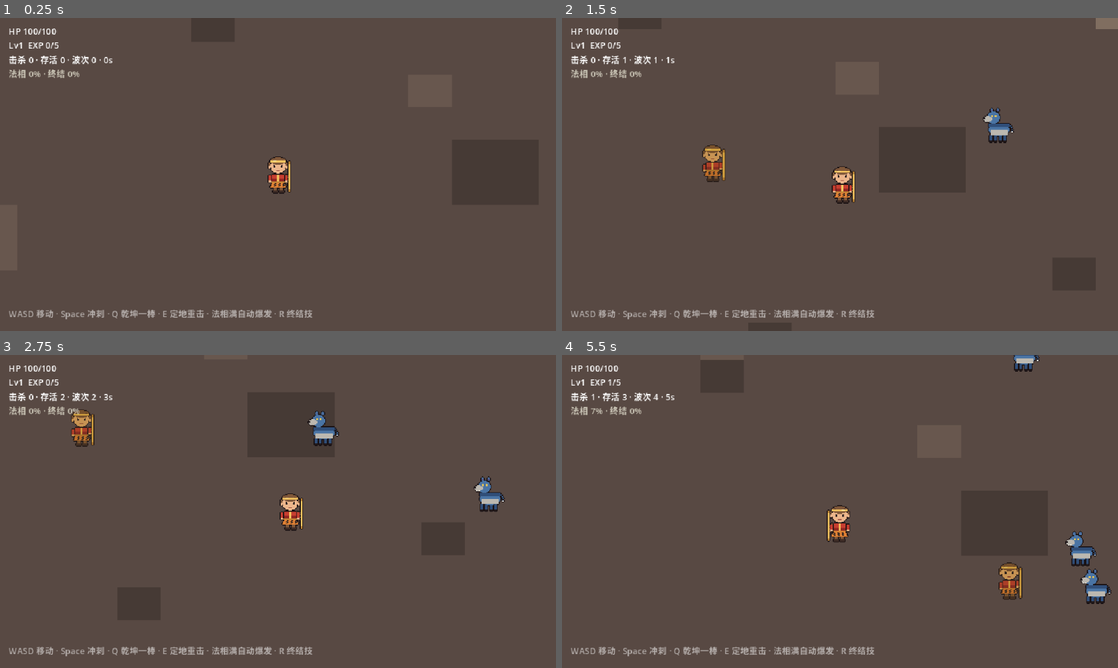
Above: before the commit, frames 1-4 (two rows, left to right).
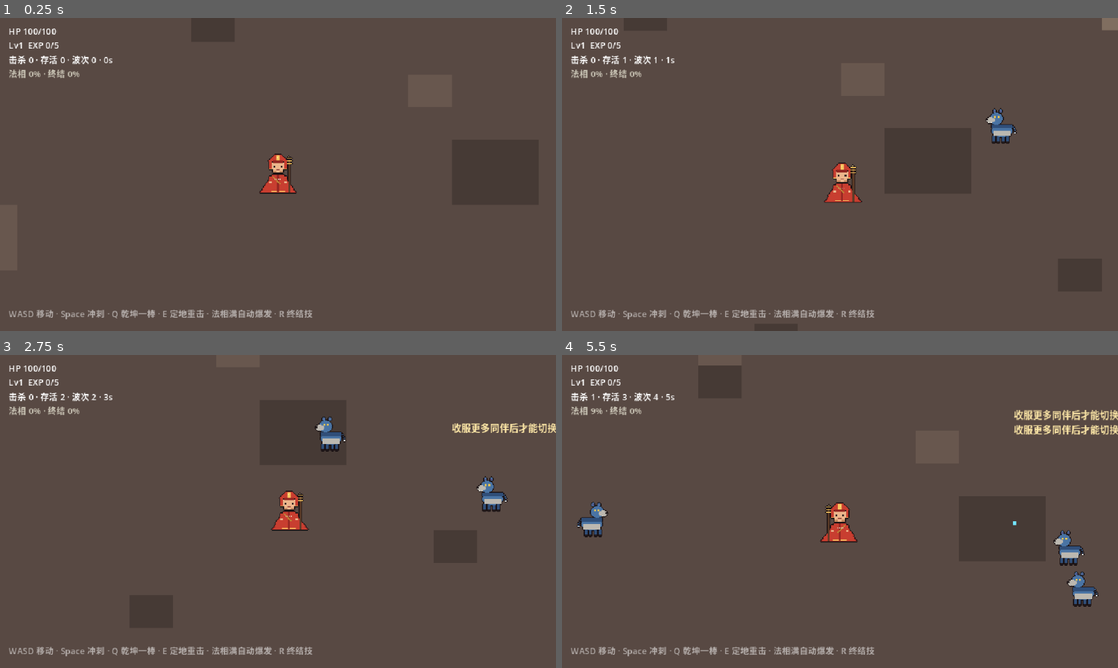
Above: after the commit, the same moments.

Repository: shuai-heng/wukong-81-godot
Game: Godot game, scene res://scenes/main.tscn
Two runs of this game, one before a commit and one after it. Both use one fixed random seed, a clock stepped at 60 frames per second and the inputs below.
Inputs (mouse positions are in pixels of both pictures, inside the frame that each line leads up to):
- Up to frame 1 (0.25 s): no input
- Up to frame 2 (1.5 s): tap Enter at 0.5 s; move the mouse to (962, 158) at 0.52 s; hold D (move_right) 0.53-1.28 s; tap Space (dash) at 0.6 s; click (962, 158) at 0.67 s; tap F (tame) at 0.8, 1.35 s; move the mouse to (728, 190) at 1.27 s; hold S (move_down) from 1.28 s (still down)
- Up to frame 3 (2.75 s): tap R (ult) at 1.55, 2.1 s; move the mouse to (333, 442) at 2.02 s; release S (move_down) at 2.03 s; hold D (move_right) from 2.03 s (still down); tap T (swap, bound only after the commit) at 2.3 s
- Up to frame 4 (5.5 s): move the mouse to (812, 574) at 2.77 s; release D (move_right) at 2.78 s; hold W (move_up) 2.78-3.53 s; tap T (swap, bound only after the commit) at 2.85, 5.3 s; click (812, 574) at 2.92 s; tap Space (dash) at 3.05, 3.6 s; move the mouse to (1006, 558) at 3.52 s; hold A (move_left) 3.53-5.03 s; tap F (tame) at 3.8, 4.35 s; move the mouse to (673, 464) at 4.27 s; tap R (ult) at 4.55, 5.1 s; move the mouse to (867, 511) at 5.02 s; hold S (move_down) from 5.03 s (still down); click (867, 511) at 5.17 s

The runs differ from the first frame. In frame 1, 0.4% of the frame differs, in the area x 46-54%, y 43-57%; in frame 2, 1.2%; in frame 3, 2.0%; in frame 4, 3.5%, in the area x 2-100%, y 0-81%.

Commit message:
godot/G05: 第二英雄唐三藏 + 英雄切换 + 专属卡池分化
- 出战英雄默认唐僧（web 五行山章设定），收服后解锁悟空，T 键切换
- 唐僧技能：Q 净化梵环（240+30×t_nova 范围）、E 锦襕袈裟（2.8s 护体，减伤 35%）
- 唐僧专属三卡入库：t_nova 净化蔓延 / t_ring 九环余音（Q 追加外环）/ t_reflect 锦襕反噬（护体期反伤）
- 卡池按英雄分化（HERO_POOL hid 字段），英雄基础数值从 Cards.HERO_STATS 取
- 存档记录 unlocked，启动恢复解锁列表
- 自检：切换✓（tang→wukong）、解锁列表✓、t_ring 在唐僧局内可得（专属池生效）、Boss 收服✓、存档往返✓；747 杀、9 次三选一结构全对、200 抽 0 违例、零脚本错误

Diff:
--- a/evidence/smoke-result.json
+++ b/evidence/smoke-result.json
@@ -1,14 +1,17 @@
 {
   "allies": 1,
-  "atk_count": 21,
+  "atk_count": 28,
   "boss_spawned": true,
   "boss_tamed": true,
   "cards_owned": {
-    "cdr": 2,
-    "comboForm": 2,
-    "dashDmg": 1,
-    "killForm": 2,
-    "ultGain": 1,
+    "cdr": 3,
+    "comboForm": 3,
+    "dashDmg": 3,
+    "formDuration": 2,
+    "killForm": 4,
+    "t_nova": 1,
+    "t_ring": 1,
+    "ultGain": 2,
     "w_72": 2,
     "w_arc": 3,
     "w_clone": 2,
@@ -18,9 +21,9 @@
   "deaths": 0,
   "draft_log": [
     [
+      "mutation",
       "hero",
-      "mutation",
-      "mobility"
+      "generic"
     ],
     [
       "mutation",
@@ -30,22 +33,7 @@
     [
       "hero",
       "mutation",
-      "element"
-    ],
-    [
-      "hero",
-      "mutation",
-      "mobility"
-    ],
-    [
-      "hero",
-      "mutation",
-      "element"
-    ],
-    [
-      "hero",
-      "mutation",
-      "survival"
+      "generic"
     ],
     [
       "mutation",
@@ -60,6 +48,21 @@
     [
       "mutation",
       "hero",
+      "generic"
+    ],
+    [
+      "hero",
+      "mutation",
+      "generic"
+    ],
+    [
+      "mutation",
+      "hero",
+      "survival"
+    ],
+    [
+      "mutation",
+      "hero",
       "element"
     ],
     [
@@ -68,19 +71,35 @@
       "survival"
     ],
     [
+      "hero",
       "mutation",
-      "survival",
-      "mutation"
+      "mobility"
+    ],
+    [
+      "mutation",
+      "element",
+      "survival"
+    ],
+    [
+      "mutation",
+      "element",
+      "element"
+    ],
+    [
+      "mutation",
+      "generic",
+      "survival"
     ]
   ],
-  "drafts_opened": 11,
+  "drafts_opened": 14,
   "e_count": 7,
   "elapsed_s": 30.0,
   "form_count": 3,
-  "kills": 822,
-  "level": 12,
+  "hero": "wukong",
+  "kills": 1195,
+  "level": 15,
   "pass": true,
-  "q_count": 11,
+  "q_count": 14,
   "save_check": {
     "mismatch": [],
     "ok": true
@@ -91,6 +110,11 @@
     "fails": 0,
     "trials": 200
   },
+  "switches": 1,
   "ult_count": 2,
+  "unlocked": [
+    "tang",
+    "wukong"
+  ],
   "wave": 73
 }
--- a/project.godot
+++ b/project.godot
@@ -69,6 +69,11 @@
 "events": [Object(InputEventKey,"resource_local_to_scene":false,"resource_name":"","device":-1,"window_id":0,"alt_press …(190 unchanged characters)…
 ]
 }
+swap={
+"deadzone": 0.2,
+"events": [Object(InputEventKey,"resource_local_to_scene":false,"resource_name":"","device":-1,"window_id":0,"alt_pressed":false,"shift_pressed":false,"ctrl_pressed":false,"meta_pressed":false,"pressed":false,"keycode":0,"physical_keycode":84,"key_label":0,"unicode":0,"location":0,"echo":false,"script":null)
+]
+}
 
 [rendering]
 
--- a/scripts/cards.gd
+++ b/scripts/cards.gd
@@ -38,11 +38,14 @@
 ]
 
 const HERO_POOL := [
-	{"id": "w_arc", "name": "棍影重重", "desc": "自动挥扫范围 +8%、弧度 +0.3", "icon": "影", "tone": "ffca57", "maxLevel": 3, "hero": "孙悟空"},
-	{"id": "w_pose", "name": "三棒重击", "desc": "每第三棒为重击：伤害 ×1.9、范围 ×1.35", "icon": "棒", "tone": "ffd45e", "maxLevel": 3, "hero": "孙悟空"},
-	{"id": "w_72", "name": "毫毛分身", "desc": "冲刺留下毫毛幻相，自动攻击附近妖怪", "icon": "变", "tone": "fff0a0", "maxLevel": 2, "hero": "孙悟空"},
-	{"id": "w_giant", "name": "法天象地", "desc": "法相伤害 +12%/层、身形更威", "icon": "天", "tone": "ffb84d", "maxLevel": 3, "hero": "孙悟空"},
-	{"id": "w_clone", "name": "毫毛感应", "desc": "幻相持续更久、攻击更强", "icon": "毫", "tone": "ffe08a", "maxLevel": 2, "hero": "孙悟空"},
+	{"id": "w_arc", "name": "棍影重重", "desc": "自动挥扫范围 +8%、弧度 +0.3", "icon": "影", "tone": "ffca57", "maxLevel": 3, "hero": "孙悟空", "hid": "wukong"},
+	{"id": "w_pose", "name": "三棒重击", "desc": "每第三棒为重击：伤害 ×1.9、范围 ×1.35", "icon": "棒", "tone": "ffd45e", "maxLevel": 3, "hero": "孙悟空", "hid": "wukong"},
+	{"id": "w_72", "name": "毫毛分身", "desc": "冲刺留下毫毛幻相，自动攻击附近妖怪", "icon": "变", "tone": "fff0a0", "maxLevel": 2, "hero": "孙悟空", "hid": "wukong"},
+	{"id": "w_giant", "name": "法天象地", "desc": "法相伤害 +12%/层、身形更威", "icon": "天", "tone": "ffb84d", "maxLevel": 3, "hero": "孙悟空", "hid": "wukong"},
+	{"id": "w_clone", "name": "毫毛感应", "desc": "幻相持续更久、攻击更强", "icon": "毫", "tone": "ffe08a", "maxLevel": 2, "hero": "孙悟空", "hid": "wukong"},
+	{"id": "t_nova", "name": "净化蔓延", "desc": "Q 净化环范围 +30、伤害 +8/层", "icon": "净", "tone": "fff3c0", "maxLevel": 3, "hero": "唐僧", "hid": "tang"},
+	{"id": "t_ring", "name": "九环余音", "desc": "Q 后追加一道外环冲击", "icon": "环", "tone": "ffd46b", "maxLevel": 2, "hero": "唐僧", "hid": "tang"},
+	{"id": "t_reflect", "name": "锦襕反噬", "desc": "护体期间反弹 14×层 伤害", "icon": "襕", "tone": "ffe9a8", "maxLevel": 3, "hero": "唐僧", "hid": "tang"},
 ]
 
 const CAPS := {
@@ -62,9 +65,9 @@
 	return {}
 
 ## 结构保底抽取（web pickUpgrades 同构）：≥1 hero + ≥1 mutation，池尽按序降级
-static func roll(owned: Dictionary, n: int, rng: RandomNumberGenerator) -> Array:
+static func roll(owned: Dictionary, n: int, rng: RandomNumberGenerator, hero: String = "wukong") -> Array:
 	var generic := POOL.filter(func(u): return owned.get(u["id"], 0) < u["maxLevel"])
-	var hero_pool := HERO_POOL.filter(func(u): return owned.get(u["id"], 0) < u["maxLevel"])
+	var hero_pool := HERO_POOL.filter(func(u): return u["hid"] == hero and owned.get(u["id"], 0) < u["maxLevel"])
 	var buckets := {
 		"hero": _shuffled(hero_pool, rng),
 		"mutation": [], "other": [],
@@ -107,7 +110,7 @@
 	for trial in 200:
 		var owned := {}
 		for draw in 12:
-			var picks := roll(owned, 3, rng)
+			var picks := roll(owned, 3, rng, "wukong")
 			var cats := picks.map(cat_of)
 			var has_hero := cats.has("hero")
 			var has_mut := cats.has("mutation")
@@ -118,3 +121,12 @@
 			for u in picks:
 				owned[u["id"]] = owned.get(u["id"], 0) + 1
 	return {"trials": 200, "fails": fails.size(), "detail": "; ".join(fails.slice(0, 3))}
+
+## 英雄基础参数（移植自 web HERO 表）
+const HERO_STATS := {
+	"wukong": {"name": "孙悟空", "dmg": 34.0, "speed": 130.0, "auto_range": 95.0, "q": "乾坤一棒", "e": "定地重击"},
+	"tang": {"name": "唐三藏", "dmg": 26.0, "speed": 118.0, "auto_range": 100.0, "q": "净化梵环", "e": "锦襕袈裟"},
+}
+
+static func hero_stat(hero: String, key: String) -> float:
+	return float(HERO_STATS.get(hero, HERO_STATS["wukong"]).get(key, 0.0))
--- a/scripts/main.gd
+++ b/scripts/main.gd
@@ -27,6 +27,7 @@
 var boss_spawned := false
 var boss_tamed := false
 var chapter := "wuxing"
+var unlocked := ["tang"]
 var save_check := {}
 var drafts_opened := 0
 var pending_drafts := 0
@@ -246,6 +247,8 @@
 
 # ---------------- Boss / 收服 ----------------
 func _boss_tick(delta: float) -> void:
+	if smoke and boss_tamed and player.hero == "tang":
+		try_switch_hero()
 	if not boss_spawned and elapsed >= 10.0:
 		_spawn_boss()
 	if boss == null:
@@ -273,6 +276,8 @@
 
 func on_boss_tamed() -> void:
 	boss_tamed = true
+	if not unlocked.has("wukong"):
+		unlocked.append("wukong")
 	toast("收服石猿王！悟空归位，队伍 +1")
 	get_tree().call_group("enemies", "queue_free")
 	chapter = "eagle"
@@ -306,16 +311,25 @@
 
 # ---------------- 存档 ----------------
 func _write_save() -> void:
-	var unlocked := []
-	if boss_tamed:
-		unlocked.append("wukong")
 	var data := Save.make(chapter, unlocked, player.upgrades, {"kills": player.kills, "level": player.level, "survived": snappedf(elapsed, 0.1)}, ["wuxing_stone_ape"] if boss_tamed else [])
 	Save.write(data)
+
+func try_switch_hero() -> void:
+	if unlocked.size() < 2:
+		toast("收服更多同伴后才能切换（当前仅唐僧）")
+		return
+	var next := "wukong" if player.hero == "tang" else "tang"
+	player.set_hero(next)
 
 func _load_game() -> void:
 	var d := Save.load_save()
 	if d.is_empty():
 		return
+	var u = d.get("unlocked", [])
+	if u is Array:
+		for h in u:
+			if not unlocked.has(str(h)):
+				unlocked.append(str(h))
 	chapter = d.get("chapter", "wuxing")
 	var cards: Dictionary = d.get("cards", {})
 	for k in cards.keys():
@@ -330,7 +344,7 @@
 	_open_draft()
 
 func _open_draft() -> void:
-	var picks := Cards.roll(player.upgrades, 3, rng)
+	var picks := Cards.roll(player.upgrades, 3, rng, player.hero)
 	if picks.is_empty():
 		return
 	drafts_opened += 1
@@ -364,7 +378,8 @@
 		and player.form_count >= 1 and player.ult_count >= 1 \
 		and boss_spawned and boss_tamed \
 		and get_tree().get_nodes_in_group("allies").size() >= 1 \
-		and bool(save_check["ok"])
+		and bool(save_check["ok"]) \
+		and unlocked.size() >= 2 and player.switch_count >= 1
 	_finish_smoke(ok)
 
 func _finish_smoke(passed: bool) -> void:
@@ -381,6 +396,7 @@
 		"form_count": player.form_count, "ult_count": player.ult_count,
 		"boss_spawned": boss_spawned, "boss_tamed": boss_tamed,
 		"allies": get_tree().get_nodes_in_group("allies").size(), "save_check": save_check,
+		"hero": player.hero, "unlocked": unlocked, "switches": player.switch_count,
 		"level": player.level, "deaths": deaths, "wave": wave,
 		"drafts_opened": drafts_opened, "cards_owned": player.upgrades,
 		"draft_log": draft_log, "structure_check": structure_result,
--- a/scripts/player.gd
+++ b/scripts/player.gd
@@ -33,6 +33,9 @@
 var ult_count := 0
 var form_count := 0
 var upgrades := {}                 # id -> level
+var hero := "tang"                 # 出战英雄（tang / wukong）
+var switch_count := 0
+var shield_left := 0.0
 var auto_pilot := false
 var dash_cd_left := 0.0
 var dash_left := 0.0
@@ -63,7 +66,7 @@
 	return m
 
 func base_dmg() -> float:
-	return 34.0 * dmg_mul()
+	return Cards.hero_stat(hero, "dmg") * dmg_mul()
 
 func cd_mul() -> float:
 	return maxf(0.60, 1.0 - 0.12 * lvl("cdr")) * (0.8 if in_form() else 1.0)
@@ -72,7 +75,7 @@
 	return ATK_INTERVAL_BASE * maxf(Cards.CAPS["atkCdMin"], 1.0 - 0.12 * lvl("atkSpeed"))
 
 func atk_range() -> float:
-	return ATK_RANGE_BASE * (1.0 + 0.16 * lvl("range")) * (1.0 + 0.08 * lvl("w_arc"))
+	return Cards.hero_stat(hero, "auto_range") * (1.0 + 0.16 * lvl("range")) * (1.0 + 0.08 * lvl("w_arc"))
 
 func atk_arc() -> float:
 	return deg_to_rad(65.0) + 0.3 * lvl("w_arc")
@@ -84,7 +87,7 @@
 	return minf(Cards.CAPS["drMax"], 0.10 * lvl("dr"))
 
 func move_speed() -> float:
-	return SPEED_BASE * (1.0 + 0.07 * lvl("moveSpeed")) * (1.06 if in_form() else 1.0)
+	return Cards.hero_stat(hero, "speed") * (1.0 + 0.07 * lvl("moveSpeed")) * (1.06 if in_form() else 1.0)
 
 func dash_cd() -> float:
 	return DASH_CD_BASE * maxf(Cards.CAPS["dashCdMin"], 1.0 - 0.22 * lvl("dashCd"))
@@ -104,10 +107,19 @@
 # ---- 生命周期 ----
 func _ready() -> void:
 	sprite = AnimatedSprite2D.new()
-	sprite.sprite_frames = SpriteLib.build_frames("wukong")
+	sprite.sprite_frames = SpriteLib.build_frames(hero)
 	sprite.animation = "idle"
 	sprite.play()
 	add_child(sprite)
+
+func set_hero(h: String) -> void:
+	if hero == h:
+		return
+	hero = h
+	switch_count += 1
+	sprite.sprite_frames = SpriteLib.build_frames(h)
+	sprite.play("idle")
+	main.toast("切换出战：" + Cards.HERO_STATS[h]["name"])
 
 func _physics_process(delta: float) -> void:
 	dash_cd_left = maxf(0.0, dash_cd_left - delta)
@@ -118,6 +130,11 @@
 	e_cd_left = maxf(0.0, e_cd_left - delta)
 	ult_cd_left = maxf(0.0, ult_cd_left - delta)
 	ai_skill_cd = maxf(0.0, ai_skill_cd - delta)
+	shield_left = maxf(0.0, shield_left - delta)
+	if hero == "tang" and shield_left > 0.0 and lvl("t_reflect") > 0:
+		for e in get_tree().get_nodes_in_group("enemies"):
+			if e.global_position.distance_to(global_position) < 90.0:
+				e.take_hit(14.0 * lvl("t_reflect") * get_physics_process_delta_time() * 3.0, Vector2.ZERO)
 	if lvl("regen") > 0 and hp < max_hp:
 		hp = minf(max_hp, hp + 0.6 * lvl("regen") * delta)
 	if in_form():
@@ -138,6 +155,8 @@
 			_cast_e()
 		if Input.is_action_just_pressed("ult"):
 			_cast_ult()
+		if Input.is_action_just_pressed("swap"):
+			main.try_switch_hero()
 
 	if dash_left > 0.0:
 		dash_left -= delta
@@ -184,11 +203,15 @@
 	dash_cd_left = dash_cd()
 	dash_dir = dir if dir != Vector2.ZERO else Vector2.RIGHT
 	dash_from = global_position
-	main.spawn_phantom(global_position, sprite.flip_h)
+	if hero == "wukong":
+		main.spawn_phantom(global_position, sprite.flip_h)
 
 # ---- Q 乾坤一棒：周身环形横扫 ----
 func _cast_q() -> void:
 	if q_cd_left > 0.0:
+		return
+	if hero == "tang":
+		_cast_q_tang()
 		return
 	q_cd_left = Q_CD_BASE * cd_mul()
 	q_count += 1
@@ -205,6 +228,9 @@
 # ---- E 定地重击：落点 slamming ----
 func _cast_e() -> void:
 	if e_cd_left > 0.0:
+		return
+	if hero == "tang":
+		_cast_e_tang()
 		return
 	e_cd_left = E_CD_BASE * cd_mul()
 	e_count += 1
@@ -341,7 +367,8 @@
 	if hurt_cd > 0.0 or dash_left > 0.0:
 		return
 	hurt_cd = 0.55
-	hp = maxf(0.0, hp - amount * (1.0 - dr()))
+	var red := dr() + (0.35 if shield_left > 0.0 else 0.0)
+	hp = maxf(0.0, hp - amount * (1.0 - minf(0.9, red)))
 	modulate = Color(1.0, 0.5, 0.5)
 	get_tree().create_timer(0.12).timeout.connect(func(): modulate = Color(1.0, 0.9, 0.68) if in_form() else Color.WHITE)
 	if source != null and source.has_method("take_hit") and lvl("thorns") > 0:
@@ -375,3 +402,34 @@
 	if id == "hp":
 		max_hp += 28.0
 		hp = max_hp
+
+# ---- 唐僧：Q 净化梵环 / E 锦襕袈裟护体 ----
+func _cast_q_tang() -> void:
+	q_cd_left = Q_CD_BASE * cd_mul()
+	q_count += 1
+	atk_anim_left = 0.25
+	attacked.emit()
+	var r := 240.0 + 30.0 * lvl("t_nova")
+	var dmg := base_dmg() * (1.7 + 0.08 * lvl("t_nova") * 4.0)
+	for e in get_tree().get_nodes_in_group("enemies"):
+		var off: Vector2 = e.global_position - global_position
+		if off.length() <= r + e.hit_r:
+			_hit_enemy(e, dmg, off.normalized() * 140.0)
+	main.spawn_fx(global_position, r, Color("fff3c0"))
+	# 九环余音：Q 后追加一道外环
+	if lvl("t_ring") > 0:
+		var r2 := r * 1.45
+		var dmg2 := base_dmg() * 0.55
+		for e in get_tree().get_nodes_in_group("enemies"):
+			var o2: Vector2 = e.global_position - global_position
+			if o2.length() <= r2 + e.hit_r:
+				_hit_enemy(e, dmg2, o2.normalized() * 90.0)
+		main.spawn_fx(global_position, r2, Color("ffd46b"))
+
+func _cast_e_tang() -> void:
+	e_cd_left = E_CD_BASE * cd_mul()
+	e_count += 1
+	attacked.emit()
+	shield_left = 2.8
+	main.spawn_fx(global_position, 120.0, Color("ffe9a8"))
+	main.toast("锦襕袈裟：2.8 秒护体（减伤 35%，反噬需卡牌）")
Binary file changed: evidence/smoke.png
